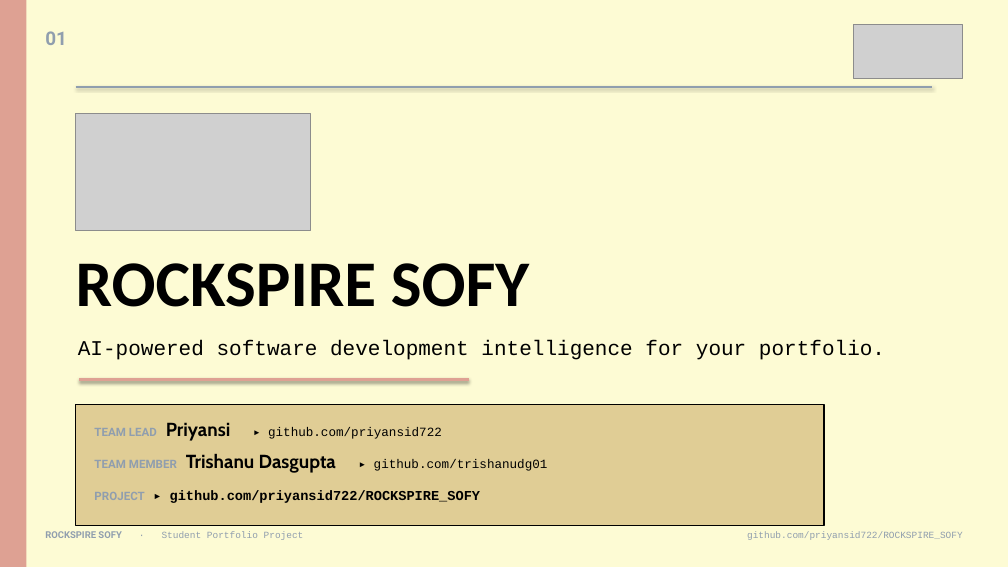
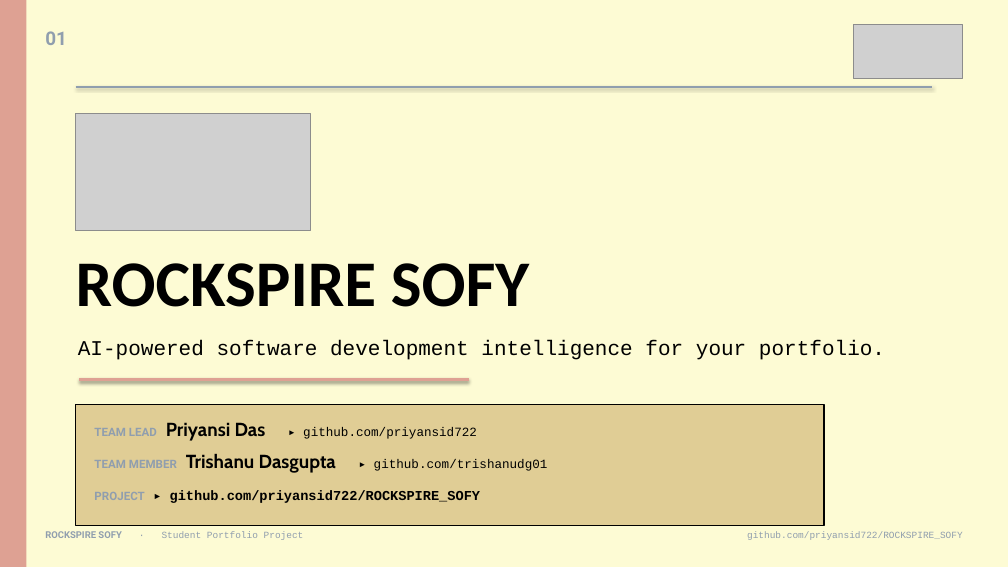
Before and after one commit to priyansid722/ROCKSPIRE_SOFY, a slide deck: slide 1 of presentation/Rockspire_Sofy_Presentation.pptx. Drawn at 1008x567 pixels with LibreOffice and Linux fonts; fonts in the diff are those of the drawing; grey boxes stand for pictures. Boxes give left, top, right and bottom in pixels: in the first picture for what was removed or moved away, otherwise in the second. Text is boxed around its words. In the diff, an @@ line names an element or a change of style, - is before the commit and + after.

Commit message:
Slide 1: update Team Lead name to Priyansi Das
Rename the display name Priyansi -> Priyansi Das (Team Lead); GitHub
link and all other content unchanged. Name fits on one line with no
overflow or overlap.

```diff
--- a/presentation/Rockspire_Sofy_Presentation.pptx
+++ b/presentation/Rockspire_Sofy_Presentation.pptx
@@ text at box(94, 422, 477, 441): text changed @@
-TEAM LEAD Priyansi ▸ github.com/priyansid722
+TEAM LEAD Priyansi Das ▸ github.com/priyansid722
```
Also in this commit, not shown: 1 other file.
